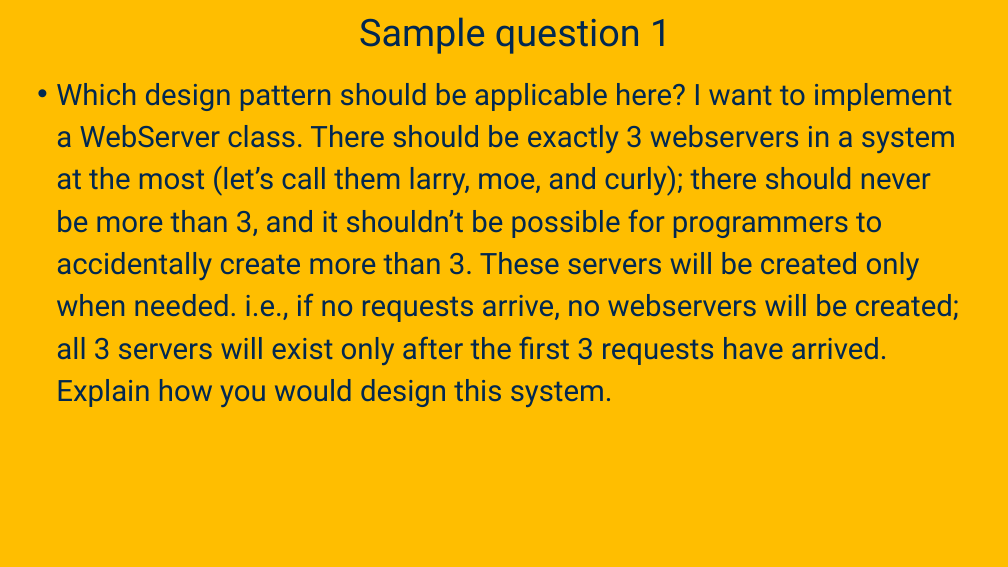
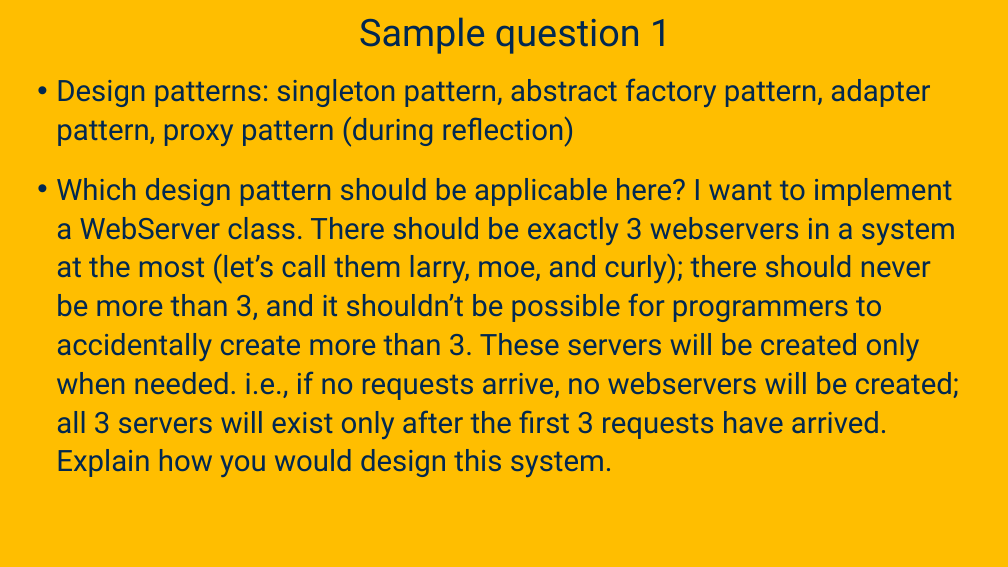
Before and after one commit to davsec-teaching/ecs160-f25, a slide deck: slide 44 of slides/8_design_patterns.pptx (slide 80 before the commit). Drawn at 1008x567 pixels with LibreOffice and Linux fonts; fonts in the diff are those of the drawing; background and template pictures are left out. Boxes give left, top, right and bottom in pixels: in the first picture for what was removed or moved away, otherwise in the second. Text is boxed around its words. In the diff, an @@ line names an element or a change of style, - is before the commit and + after.

Commit message:
design pattern sample questions

```diff
--- a/slides/8_design_patterns.pptx
+++ b/slides/8_design_patterns.pptx
@@ text at [56,78,930,147]: paragraph added @@
+• Design patterns: singleton pattern, abstract factory pattern, adapter pattern, proxy pattern (during reflection)
@@ text at [56,178,959,478]: line spacing 1.2 to 1.1 @@
```
Also in this commit, not shown: 6 slides added.
